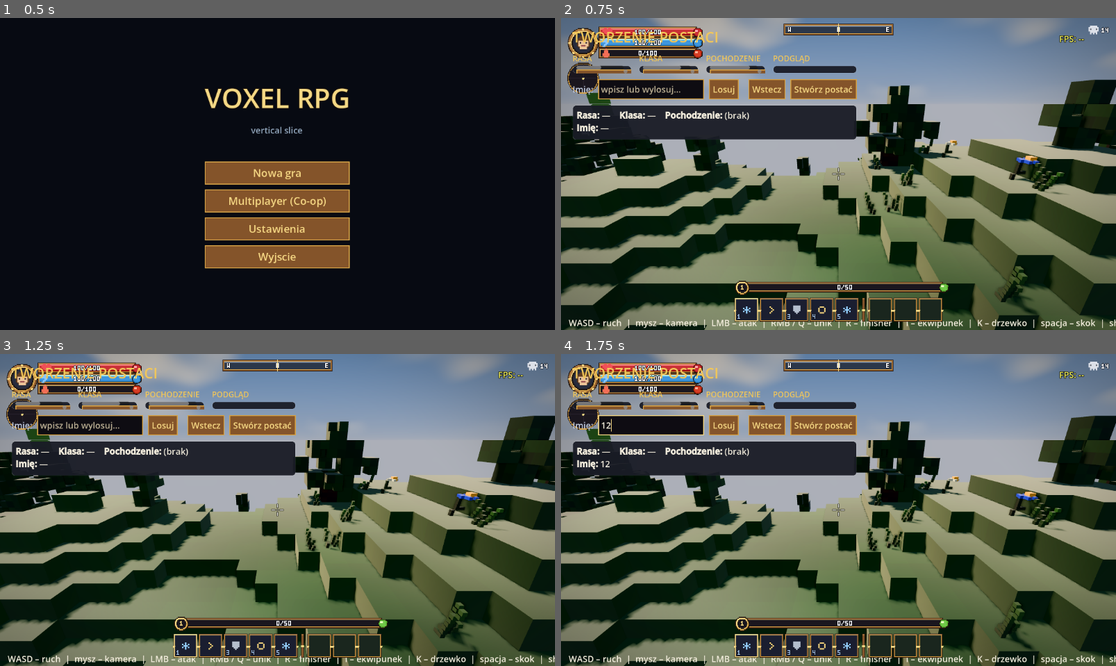
Above: before the commit, frames 1-4 (two rows, left to right).
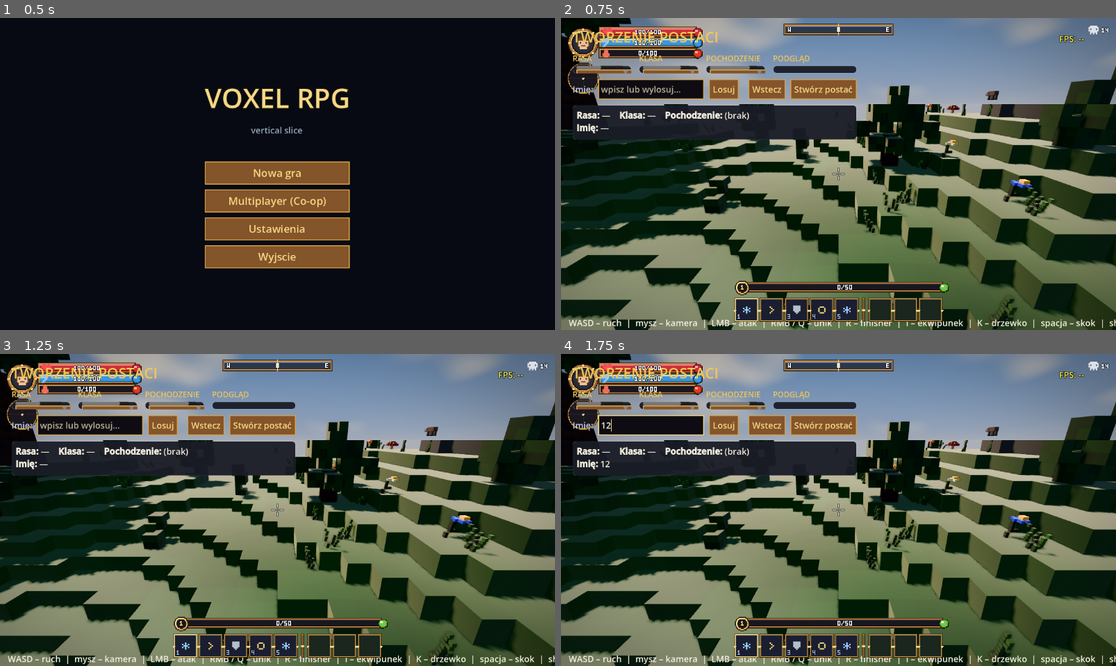
Above: after the commit, the same moments.

Repository: oskarolejnik/voxel-rpg-projekt
Game: Godot game, scene res://Main.tscn
Two runs of this game, one before a commit and one after it. Both use one fixed random seed, a clock stepped at 60 frames per second and the inputs below.
Inputs (mouse positions are in pixels of both pictures, inside the frame that each line leads up to):
- Up to frame 1 (0.5 s): no input
- Up to frame 2 (0.75 s): click "Nowa gra" at 0.5 s
- Up to frame 3 (1.25 s): no input
- Up to frame 4 (1.75 s): click (649, 425) at 1.27 s; type "12" at 1.35 s

Frame 1 is identical in both runs. In frame 2, 37% of the frame differs, in the area x 0-100%, y 0-100%; in frame 3, 37%; in frame 4, 37%.

Commit message:
[Terrain] Phase 4A — grander macro terrain (wider, taller, sharper mountains)
Make the world feel vast and ancient. Mostly free; the taller mountains cost only in
sparse mountain chunks (the voxel fill loop is surface-bound, so WORLD_HEIGHT mainly grows
the per-chunk array which is freed post-mesh).

- _noise.frequency 0.007 -> 0.004: hills ~71 m -> ~125 m wide, mountains broader. ZERO voxel cost.
- Per-biome profiles (BIOME #8): verdant contrast 1.6->2.0 (sharper valleys); mountains freq_mul
  1.3->0.9 + amp 78->100 + contrast 1.9->2.3 (wider massifs, ~61 m peaks, sharper ridges); frosthelm
  freq_mul 1.2->0.9 + amp 70->92; volcanic amp 84->110.
- WORLD_HEIGHT 96 -> 128 (48 m -> 64 m ceiling) in BOTH VoxelWorld.gd and Chunk.gd (must match) —
  unlocks the taller amps (surface clamp clampi(h,1,WORLD_HEIGHT-1) auto-scales; snow/rock thresholds
  are absolute, so peaks gain more rock+snow zones automatically => grander silhouettes).

Determinism: all generation constants change uniformly => every peer reproduces identical terrain
from the seed -> co-op safe. SAVE GATE: this shifts surface_y, so saved voxel EDITS (world_changes,
absolute coords) on an OLD world would float/bury — acceptable pre-release (character saves: level/
loot/inventory are separate and unaffected; the world regenerates from world_seed). Start a fresh
world to see the new terrain.

Verified: clean compile; stress FPS holds (~150, no regression — taller terrain only costs in sparse
mountain chunks), no chunk leak; gold probe shows mountains towering over the (Phase-1 smaller) player;
walk probe smooth (stuck=0) on the sharper terrain at multiple seeds.

Co-Authored-By: Claude Opus 4.8 <noreply@anthropic.com>

Diff:
--- a/src/world/Chunk.gd
+++ b/src/world/Chunk.gd
@@ -24,7 +24,7 @@
 # Konwencja: 1 voxel = 0,5 metra. Stałe „w voxelach” podwojone względem wersji 1 m,
 # co przy VOXEL_SIZE=0.5 daje TĘ SAMĄ realną skalę metrów.
 const CHUNK_SIZE: int = 32          # 32 voxele = 16 m
-const WORLD_HEIGHT: int = 96        # 96 voxeli = 48 m
+const WORLD_HEIGHT: int = 128       # WORLDSCALE F4: 96 -> 128 (64 m) — MUSI == VoxelWorld.WORLD_HEIGHT (wyższe góry)
 const SEA_LEVEL: int = 24           # 24 voxeli = 12 m
 const VOXEL_SIZE: float = 0.5       # 0,5 m/voxel
 
--- a/src/world/VoxelWorld.gd
+++ b/src/world/VoxelWorld.gd
@@ -24,7 +24,7 @@
 #   WORLD_HEIGHT=96 voxeli × 0,5 = 48 m (bez zmian realnie)
 #   SEA_LEVEL=24 voxeli × 0,5 = 12 m (bez zmian realnie)
 const CHUNK_SIZE: int = 32           # 32 voxele = 16 m
-const WORLD_HEIGHT: int = 96         # 96 voxeli = 48 m
+const WORLD_HEIGHT: int = 128        # WORLDSCALE F4: 96 -> 128 (64 m ceiling) — wyższe góry. Koszt RAM tylko w resize tablicy (zwalniana po mesh); pętla wypełniania jest surface-bound => taniej. MUSI == Chunk.WORLD_HEIGHT
 const SEA_LEVEL: int = 24            # 24 voxeli = 12 m
 const VOXEL_SIZE: float = 0.5        # 0,5 m/voxel (styl Cube World)
 
@@ -87,13 +87,13 @@
 # Profil to czysta tabela danych (deterministyczna). Cross-fade między sąsiednimi pasmami robi
 # _height_profile_blend (szwy organiczne, bo dystans jest już warpowany szumem klimatu jak w _biome_band).
 const _HEIGHT_PROFILES: Array[Dictionary] = [
-	{ "base": 14.0, "amp": 64.0, "freq_mul": 1.0, "contrast": 1.6, "ridged": false },  # 0 verdant/forest — pofalowane wzgórza (jak dawniej)
+	{ "base": 14.0, "amp": 64.0, "freq_mul": 1.0, "contrast": 2.0, "ridged": false },  # 0 verdant — WORLDSCALE F4: ostrzejsze doliny/wzgórza (contrast 1.6->2.0)
 	{ "base": 20.0, "amp": 18.0, "freq_mul": 0.8, "contrast": 1.2, "ridged": false },  # 1 plains — płaskie, niska amplituda
 	{ "base": 16.0, "amp": 12.0, "freq_mul": 1.1, "contrast": 1.1, "ridged": false },  # 2 swamp — nisko + płasko (przy poziomie morza)
-	{ "base": 22.0, "amp": 78.0, "freq_mul": 1.3, "contrast": 1.9, "ridged": true },   # 3 mountains — wysokie, postrzępione granie
+	{ "base": 22.0, "amp": 100.0, "freq_mul": 0.9, "contrast": 2.3, "ridged": true },  # 3 mountains — WORLDSCALE F4: szersze masywy (freq 1.3->0.9) + wyższe (amp 78->100, do ~61 m) + ostrzejsze (1.9->2.3)
 	{ "base": 18.0, "amp": 30.0, "freq_mul": 0.6, "contrast": 1.4, "ridged": false },  # 4 emberwaste/desert — gładkie wydmy
-	{ "base": 24.0, "amp": 70.0, "freq_mul": 1.2, "contrast": 1.8, "ridged": true },   # 5 frosthelm/snow — wysokie szczyty (śnieg)
-	{ "base": 26.0, "amp": 84.0, "freq_mul": 1.5, "contrast": 2.1, "ridged": true },   # 6 volcanic — najwyższe, najbardziej postrzępione
+	{ "base": 24.0, "amp": 92.0, "freq_mul": 0.9, "contrast": 2.2, "ridged": true },   # 5 frosthelm — WORLDSCALE F4: szersze + wyższe ośnieżone szczyty (amp 70->92, do ~58 m)
+	{ "base": 26.0, "amp": 110.0, "freq_mul": 1.5, "contrast": 2.1, "ridged": true },  # 6 volcanic — WORLDSCALE F4: najwyższe granie (amp 84->110, postrzępione freq 1.5 zostaje)
 ]
 # Ułamek szerokości pasma (od JEGO końca), na którym profil cross-faduje do następnego pasma.
 # 0.18 => ostatnie ~18% pasma to płynne przejście sylwetki terenu (zero ostrego "muru" na szwie biomu).
@@ -200,7 +200,7 @@
 	_noise.seed = world_seed   # BUGFIX „ciągle ten sam świat": seed terenu z runtime world_seed (nie stała 1337)
 	# /2 względem 0.014: indeksy voxeli są 2× gęstsze na ten sam metr (VOXEL_SIZE=0.5),
 	# więc dzielimy częstotliwość, by wzgórza miały ten sam REALNY rozmiar.
-	_noise.frequency = 0.007
+	_noise.frequency = 0.004   # WORLDSCALE F4: 0.007 -> 0.004 — wzgórza ~71 m -> ~125 m, góry szersze (świat wielki). ZERO kosztu voxeli. (gen const => determinizm jednolity; przesuwa surface_y => save-gate)
 	_noise.fractal_type = FastNoiseLite.FRACTAL_FBM
 	_noise.fractal_octaves = 4
 	_noise.fractal_lacunarity = 2.0
